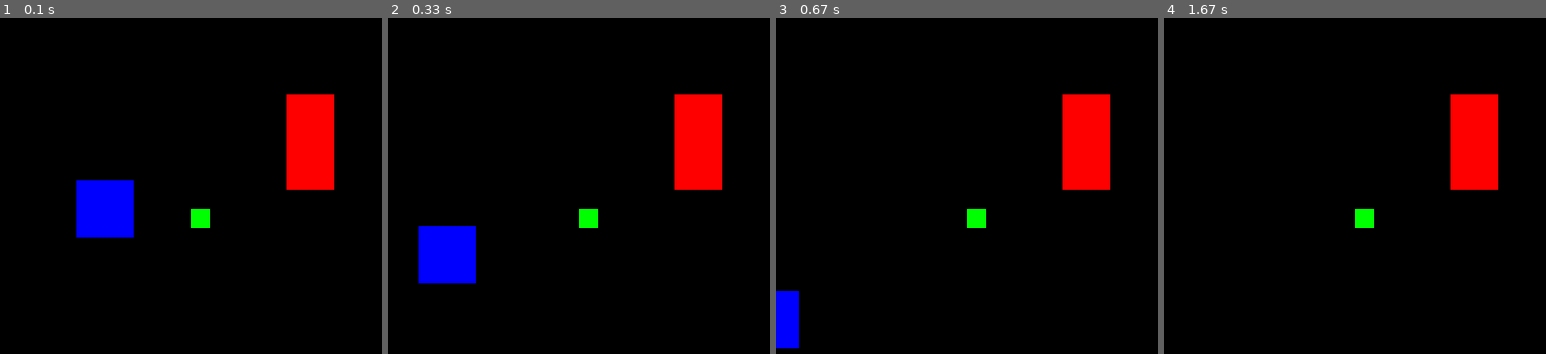
Above: before the commit, frames 1-4 (left to right).
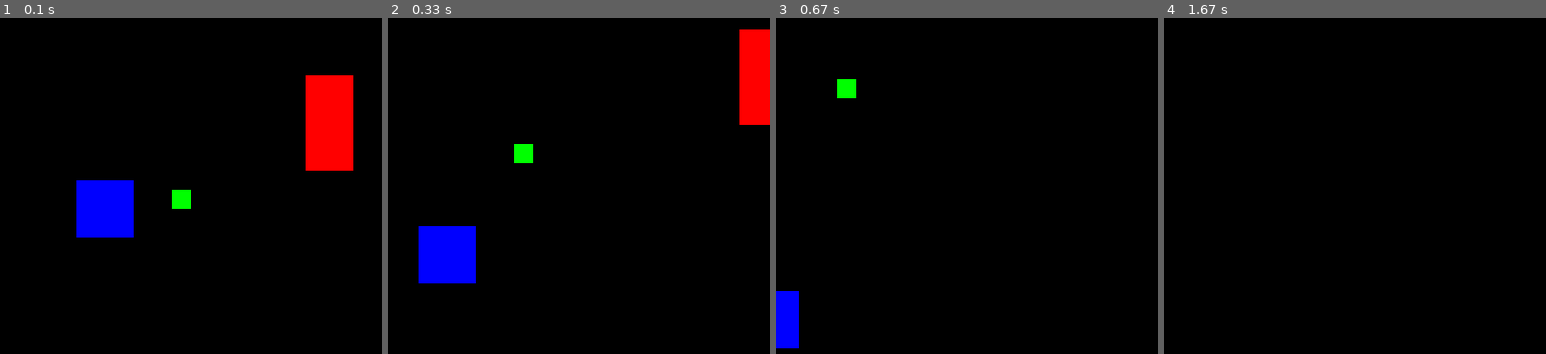
Above: after the commit, the same moments.

Repository: antonioam82/ejercicios-python
Game: pygame game, started from moving_blocks.py
Two runs of this game, one before a commit and one after it. Both use one fixed random seed, a clock stepped at 60 frames per second and the inputs below.
Inputs:
- Up to frame 1 (0.1 s): no input
- Up to frame 2 (0.33 s): no input
- Up to frame 3 (0.67 s): no input
- Up to frame 4 (1.67 s): no input

The runs differ from the first frame. In frame 1, 4.3% of the frame differs, in the area x 45-93%, y 17-63%; in frame 2, 6.4%, in the area x 33-100%, y 3-63%; in frame 3, 4.1%; in frame 4, 3.8%.

Commit message:
Update moving_blocks.py

Diff:
--- a/moving_blocks.py
+++ b/moving_blocks.py
@@ -37,6 +37,17 @@
         if b['dir'] == DOWNLEFT:
             b['rect'].left -= MOVESPEED
             b['rect'].top += MOVESPEED
+        if b['dir'] == DOWNRIGHT:
+            b['rect'].left += MOVESPEED
+            b['rect'].top += MOVESPEED
+        if b['dir'] == UPLEFT:
+            b['rect'].left -= MOVESPEED
+            b['rect'].top -= MOVESPEED
+        if b['dir'] == UPRIGHT:
+            b['rect'].left += MOVESPEED
+            b['rect'].top -= MOVESPEED
+
+
 
         pygame.draw.rect(windowSurface, b['color'], b['rect'])
 
